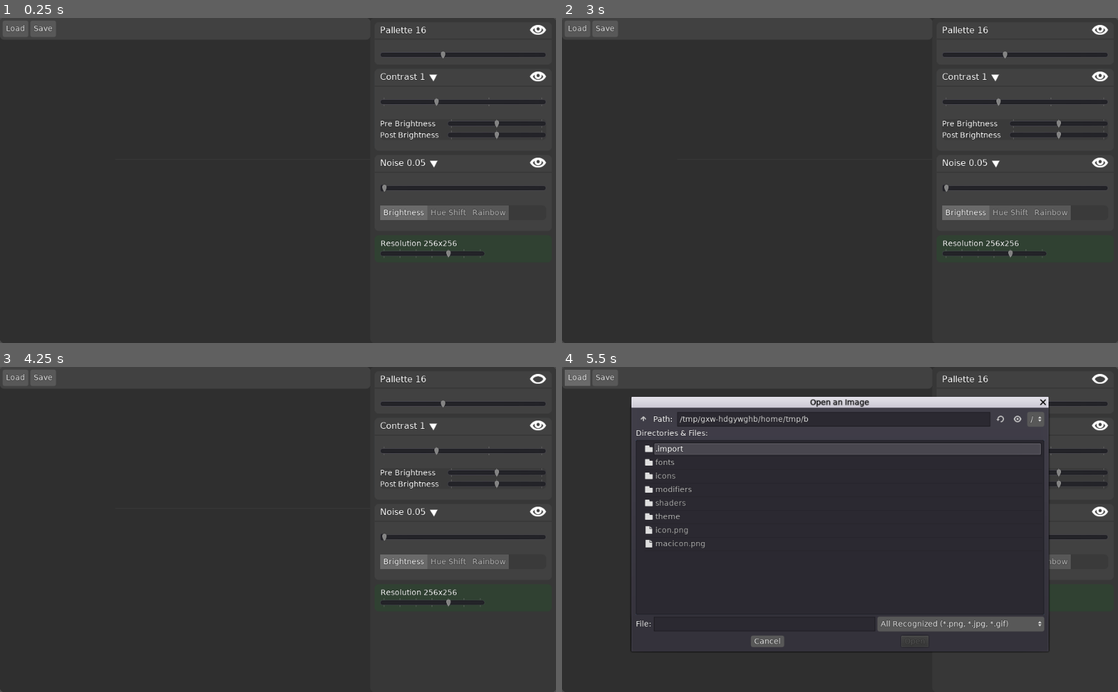
Above: before the commit, frames 1-4 (two rows, left to right).
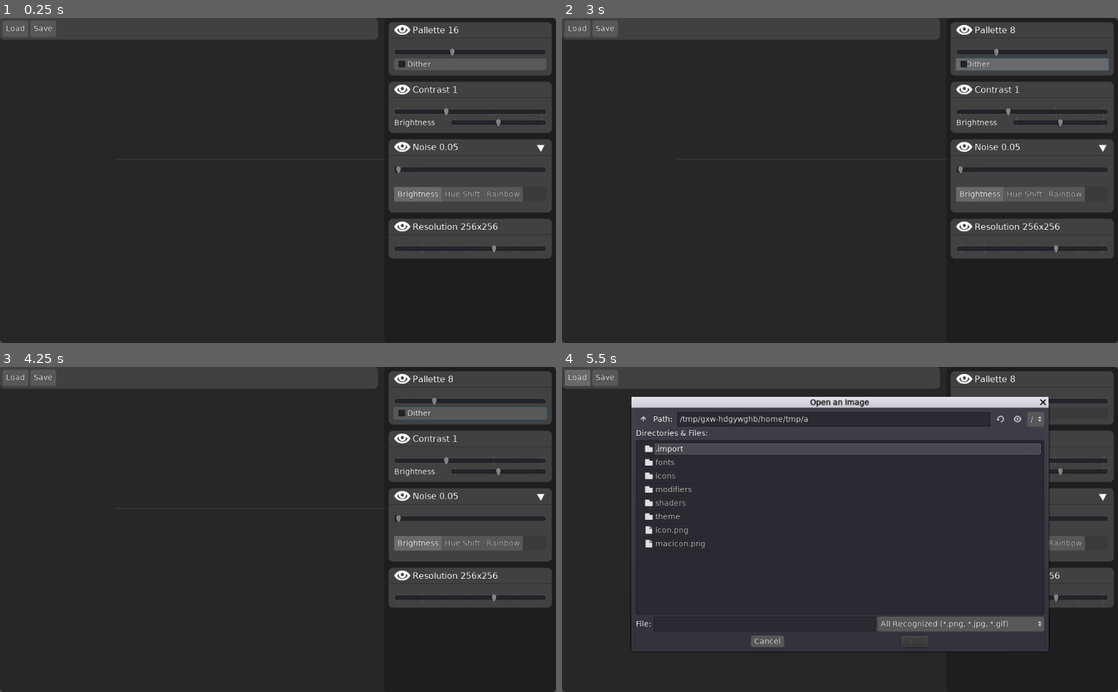
Above: after the commit, the same moments.

Repository: jackaperkins/texrex
Game: Godot game, scene res://main.tscn
Same seed, same stepped clock (60 frames per second), same inputs: the game is played once before the commit and once after it. The engine's default icon, where the game draws it, is replaced by a stand-in: a white triangle on a blue panel in a dark square.
Inputs (mouse positions are in pixels of both pictures, inside the frame that each line leads up to):
- Up to frame 1 (0.25 s): no input
- Up to frame 2 (3 s): click (1034, 63) at 0.5 s, where only the run after the commit has a clickable "Dither"; click (1101, 31) at 1.27 s; click (1101, 31) at 2.02 s; click (1034, 63) at 2.75 s, where only the run after the commit has a clickable "Dither"
- Up to frame 3 (4.25 s): click (539, 380) at 3.52 s
- Up to frame 4 (5.5 s): click (1034, 412) at 4.25 s, where only the run after the commit has a clickable "Dither"; click "Load" at 5 s

The runs differ from the first frame. In frame 1, 16% of the frame differs, in the area x 67-100%, y 0-100%; in frame 2, 17%; in frame 3, 17%; in frame 4, 8.2%.

Commit message:
modify modifiers, add crap dithering to pallette, refactor resolution modifier to use modifier_base

Diff:
--- a/texrex/main.gd
+++ b/texrex/main.gd
@@ -7,7 +7,7 @@
 
 var texture = ImageTexture.new() # texture version that can be shown inside a sprite
 
-const modifier_resolution = preload("res://modifiers/modifier_resolution.tscn")
+const modifier_resolution = preload("res://modifiers/resolution/modifier_resolution.tscn")
 const modifier_constrast = preload("res://modifiers/contrast/modifier_contrast.tscn")
 const modifier_pallette = preload("res://modifiers/pallette/modifier_pallette.tscn")
 const modifier_noise = preload("res://modifiers/noise/modifier_noise.tscn")
--- a/texrex/main.tscn
+++ b/texrex/main.tscn
@@ -2,7 +2,7 @@
 
 [ext_resource path="res://main.gd" type="Script" id=1]
 [ext_resource path="res://modifiers/contrast/modifier_contrast.tscn" type="PackedScene" id=2]
-[ext_resource path="res://modifiers/modifier_resolution.tscn" type="PackedScene" id=3]
+[ext_resource path="res://modifiers/resolution/modifier_resolution.tscn" type="PackedScene" id=3]
 [ext_resource path="res://MenuButtonPopup.gd" type="Script" id=4]
 [ext_resource path="res://modifiers/noise/modifier_noise.tscn" type="PackedScene" id=5]
 [ext_resource path="res://theme/main_theme.tres" type="Theme" id=6]
@@ -18,7 +18,7 @@
 }
 
 [node name="Panel" type="Panel" parent="."]
-self_modulate = Color( 0.717647, 0.717647, 0.717647, 1 )
+self_modulate = Color( 0.597656, 0.597656, 0.597656, 1 )
 anchor_right = 1.0
 anchor_bottom = 1.0
 __meta__ = {
@@ -54,16 +54,16 @@
 "_edit_use_anchors_": false
 }
 
-[node name="main_split" type="HBoxContainer" parent="."]
+[node name="main_split" type="HSplitContainer" parent="."]
 anchor_right = 1.0
 anchor_bottom = 1.0
-custom_constants/separation = 0
+split_offset = 20
 __meta__ = {
 "_edit_use_anchors_": false
 }
 
 [node name="main area" type="Control" parent="main_split"]
-margin_right = 682.0
+margin_right = 696.0
 margin_bottom = 600.0
 rect_min_size = Vector2( 149.689, 0 )
 size_flags_horizontal = 3
@@ -117,10 +117,10 @@
 }
 
 [node name="Panel" type="Panel" parent="main_split"]
-margin_left = 682.0
+margin_left = 708.0
 margin_right = 1024.0
 margin_bottom = 600.0
-rect_min_size = Vector2( 213.866, 0 )
+rect_min_size = Vector2( 100, 0 )
 size_flags_horizontal = 3
 custom_styles/panel = ExtResource( 7 )
 __meta__ = {
@@ -134,27 +134,27 @@
 margin_top = 8.0
 margin_right = -8.0
 margin_bottom = -8.0
-custom_constants/separation = 8
+custom_constants/separation = 12
 __meta__ = {
 "_edit_use_anchors_": false
 }
 
 [node name="Modifier Contrast" parent="main_split/Panel/modifiers_container" instance=ExtResource( 2 )]
 anchor_right = 0.0
-margin_right = 326.0
+margin_right = 300.0
 margin_bottom = 118.0
 
 [node name="Modifier Resolution" parent="main_split/Panel/modifiers_container" instance=ExtResource( 3 )]
-margin_top = 126.0
-margin_right = 326.0
-margin_bottom = 176.0
+margin_top = 130.0
+margin_right = 300.0
+margin_bottom = 248.0
 
 [node name="Container" parent="main_split/Panel/modifiers_container" instance=ExtResource( 5 )]
 anchor_right = 0.0
 anchor_bottom = 0.0
-margin_top = 184.0
-margin_right = 326.0
-margin_bottom = 302.0
+margin_top = 260.0
+margin_right = 300.0
+margin_bottom = 378.0
 
 [node name="open_file_dialog" type="FileDialog" parent="."]
 margin_left = 141.776
--- a/texrex/modifiers/contrast/contrast.shader
+++ b/texrex/modifiers/contrast/contrast.shader
@@ -2,16 +2,14 @@
 
 uniform sampler2D tex : hint_black;
 uniform float contrast = 1;
-uniform float preBrightness = 0;
-uniform float postBrightness = 0;
+uniform float brightness = 0;
 
 void fragment() {
 
 	vec4 pixelColor = texture(tex, UV);
 
- 	pixelColor.rgb += preBrightness;
 	pixelColor.rgb = ((pixelColor.rgb - 0.5f) * max(contrast, 0)) + 0.5f;
- 	pixelColor.rgb += postBrightness;
+ 	pixelColor.rgb += brightness;
 
 	COLOR = pixelColor;
 }
--- a/texrex/modifiers/contrast/modifier_contrast.gd
+++ b/texrex/modifiers/contrast/modifier_contrast.gd
@@ -3,16 +3,15 @@
 onready var mat:ShaderMaterial = load('res://modifiers/contrast/m_render_contrast.tres')
 
 var contrast = 1
-var pre_brightness = 0
-var post_brightness = 0
+var brightness = 0
 
 # Called when the node enters the scene tree for the first time.
 func _ready():
 	contrast = $Contrast.value
 	add_primary_child($Contrast)
-	add_secondary_child($PreBrightness)
-	add_secondary_child($PostBrightness)
+	add_primary_child($PostBrightness)
 	_update_ui()
+	hide_secondary_toggle()
 
 func _process(delta):
 	._process(delta)
@@ -22,8 +21,7 @@
 
 func process_image(incoming:Image):
 	mat.set_shader_param('contrast', contrast)
-	mat.set_shader_param('preBrightness', pre_brightness)
-	mat.set_shader_param('postBrightness', post_brightness)
+	mat.set_shader_param('brightness', brightness)
 
 	# required to feed our image into a shadermaterial and get it back!
 	var image_texture:ImageTexture = ImageTexture.new()
@@ -40,12 +38,7 @@
 	needs_processing = true
 	emit_signal('updated')
 
-func _on_PreBrightness_value_changed(value):
-	pre_brightness = value
+func _on_Brightness_value_changed(value):
+	brightness = value
 	needs_processing = true
 	emit_signal('updated')
-
-func _on_PostBrightness_value_changed(value):
-	post_brightness = value
-	needs_processing = true
-	emit_signal('updated')
--- a/texrex/modifiers/contrast/modifier_contrast.tscn
+++ b/texrex/modifiers/contrast/modifier_contrast.tscn
@@ -32,44 +32,19 @@
 "_edit_use_anchors_": false
 }
 
-[node name="PreBrightness" type="HBoxContainer" parent="Modifier"]
-margin_right = 1010.0
-margin_bottom = 118.0
-
-[node name="Label" type="Label" parent="Modifier/PreBrightness"]
-margin_top = 50.0
-margin_right = 120.0
-margin_bottom = 67.0
-rect_min_size = Vector2( 120, 0 )
-text = "Pre Brightness"
-
-[node name="PreBrightnessRange" type="HSlider" parent="Modifier/PreBrightness"]
-margin_left = 124.0
-margin_right = 1010.0
-margin_bottom = 16.0
-size_flags_horizontal = 3
-min_value = -1.0
-max_value = 1.0
-step = 0.05
-tick_count = 3
-ticks_on_borders = true
-__meta__ = {
-"_edit_use_anchors_": false
-}
-
 [node name="PostBrightness" type="HBoxContainer" parent="Modifier"]
 margin_right = 1010.0
 margin_bottom = 118.0
 
 [node name="Label" type="Label" parent="Modifier/PostBrightness"]
 margin_top = 50.0
-margin_right = 120.0
+margin_right = 100.0
 margin_bottom = 67.0
-rect_min_size = Vector2( 120, 0 )
-text = "Post Brightness"
+rect_min_size = Vector2( 100, 0 )
+text = "Brightness"
 
-[node name="PostBrightnessRange" type="HSlider" parent="Modifier/PostBrightness"]
-margin_left = 124.0
+[node name="BrightnessRange" type="HSlider" parent="Modifier/PostBrightness"]
+margin_left = 104.0
 margin_right = 1010.0
 margin_bottom = 16.0
 size_flags_horizontal = 3
@@ -83,5 +58,4 @@
 }
 
 [connection signal="value_changed" from="Modifier/Contrast" to="Modifier" method="_on_Contrast_value_changed"]
-[connection signal="value_changed" from="Modifier/PreBrightness/PreBrightnessRange" to="Modifier" method="_on_PreBrightness_value_changed"]
-[connection signal="value_changed" from="Modifier/PostBrightness/PostBrightnessRange" to="Modifier" method="_on_PostBrightness_value_changed"]
+[connection signal="value_changed" from="Modifier/PostBrightness/BrightnessRange" to="Modifier" method="_on_Brightness_value_changed"]
--- a/texrex/modifiers/modifier_base.tscn
+++ b/texrex/modifiers/modifier_base.tscn
@@ -22,7 +22,7 @@
 
 [node name="Main" type="VBoxContainer" parent="."]
 margin_right = 1024.0
-margin_bottom = 118.0
+margin_bottom = 310.0
 size_flags_vertical = 3
 theme = ExtResource( 6 )
 __meta__ = {
@@ -44,8 +44,21 @@
 margin_bottom = 46.0
 size_flags_vertical = 0
 
+[node name="Skip" type="TextureButton" parent="Main/MarginContainer/Title"]
+margin_right = 30.0
+margin_bottom = 41.0
+hint_tooltip = "Skip"
+mouse_default_cursor_shape = 2
+toggle_mode = true
+texture_normal = ExtResource( 2 )
+texture_pressed = ExtResource( 3 )
+__meta__ = {
+"_edit_use_anchors_": false
+}
+
 [node name="Label" type="Label" parent="Main/MarginContainer/Title"]
-margin_right = 68.0
+margin_left = 34.0
+margin_right = 102.0
 margin_bottom = 41.0
 size_flags_horizontal = 0
 size_flags_vertical = 3
@@ -58,39 +71,27 @@
 }
 
 [node name="ShowSecondary" type="TextureButton" parent="Main/MarginContainer/Title"]
-margin_left = 72.0
-margin_right = 93.0
+margin_left = 983.0
+margin_right = 1004.0
 margin_bottom = 41.0
 mouse_default_cursor_shape = 2
+size_flags_horizontal = 10
 toggle_mode = true
 pressed = true
 texture_normal = ExtResource( 4 )
 texture_pressed = ExtResource( 5 )
 stretch_mode = 2
 
-[node name="Skip" type="TextureButton" parent="Main/MarginContainer/Title"]
-margin_left = 974.0
-margin_right = 1004.0
-margin_bottom = 41.0
-hint_tooltip = "Skip"
-mouse_default_cursor_shape = 2
-size_flags_horizontal = 10
-toggle_mode = true
-texture_normal = ExtResource( 2 )
-texture_pressed = ExtResource( 3 )
-__meta__ = {
-"_edit_use_anchors_": false
-}
-
 [node name="VSeparator" type="HSeparator" parent="Main"]
 margin_top = 45.0
 margin_right = 1024.0
-margin_bottom = 60.0
+margin_bottom = 55.0
+custom_constants/separation = 10
 
 [node name="MarginContainer2" type="MarginContainer" parent="Main"]
-margin_top = 64.0
+margin_top = 59.0
 margin_right = 1024.0
-margin_bottom = 84.0
+margin_bottom = 79.0
 custom_constants/margin_right = 10
 custom_constants/margin_top = 10
 custom_constants/margin_left = 10
@@ -103,9 +104,9 @@
 margin_bottom = 10.0
 
 [node name="MarginContainer3" type="MarginContainer" parent="Main"]
-margin_top = 88.0
+margin_top = 83.0
 margin_right = 1024.0
-margin_bottom = 118.0
+margin_bottom = 113.0
 custom_constants/margin_right = 10
 custom_constants/margin_top = 10
 custom_constants/margin_left = 10
--- a/texrex/modifiers/modifier_resolution.tscn
+++ /dev/null
@@ -1,43 +0,0 @@
-[gd_scene load_steps=3 format=2]
-
-[ext_resource path="res://modifiers/modifier_resolution.gd" type="Script" id=1]
-[ext_resource path="res://theme/main_theme.tres" type="Theme" id=2]
-
-[node name="Modifier Resolution" type="Panel"]
-self_modulate = Color( 0.729412, 1, 0.764706, 1 )
-margin_top = 120.0
-margin_right = 214.0
-margin_bottom = 170.0
-rect_min_size = Vector2( 0, 50 )
-size_flags_vertical = 0
-theme = ExtResource( 2 )
-script = ExtResource( 1 )
-__meta__ = {
-"_edit_use_anchors_": false
-}
-
-[node name="Resolution" type="HSlider" parent="."]
-margin_left = 10.0594
-margin_top = 22.7621
-margin_right = 204.059
-margin_bottom = 45.7621
-min_value = 4.0
-max_value = 10.0
-value = 8.0
-tick_count = 7
-ticks_on_borders = true
-__meta__ = {
-"_edit_use_anchors_": false
-}
-
-[node name="Label" type="Label" parent="."]
-margin_left = 10.7839
-margin_top = 7.07594
-margin_right = 78.7839
-margin_bottom = 21.0759
-text = "Resolution"
-__meta__ = {
-"_edit_use_anchors_": false
-}
-
-[connection signal="value_changed" from="Resolution" to="." method="_on_Resolution_value_changed"]
--- a/texrex/modifiers/pallette/modifier_pallette.gd
+++ b/texrex/modifiers/pallette/modifier_pallette.gd
@@ -1,15 +1,20 @@
 extends "res://modifiers/modifier.gd"
 onready var mat:ShaderMaterial = load('res://modifiers/pallette/m_render_pallette.tres')
 
-var count
+var count = 0
+var dither = false
+
+var pallette:HSlider
 
 # Called when the node enters the scene tree for the first time.
 func _ready():
-	count = $Pallette.value
+	pallette = $Pallette
+	count = pallette.value
 	clear_placeholders()
 	mat = mat.duplicate()
 	set_secondary_visible(false)
 	add_primary_child($Pallette)
+	add_primary_child($Dither)
 	hide_secondary_toggle()
 	_update_ui()
 
@@ -20,6 +25,7 @@
 
 func process_image(incoming:Image):
 	mat.set_shader_param('count', count)
+	mat.set_shader_param('dither', dither)
 	# required to feed our image into a shadermaterial and get it back!
 	var image_texture:ImageTexture = ImageTexture.new()
 	image_texture.create_from_image(incoming)
@@ -34,3 +40,11 @@
 	_update_ui()
 	needs_processing = true
 	emit_signal('updated')
+
+
+func _on_Dither_toggled(button_pressed):
+	dither = button_pressed
+	if button_pressed:
+		pallette.value = min(pallette.value,8)
+	needs_processing = true
+	emit_signal('updated')
--- a/texrex/modifiers/pallette/modifier_pallette.tscn
+++ b/texrex/modifiers/pallette/modifier_pallette.tscn
@@ -20,7 +20,7 @@
 anchor_right = 0.0
 margin_left = 0.0
 margin_right = 214.0
-margin_bottom = 128.0
+margin_bottom = 118.0
 script = ExtResource( 3 )
 
 [node name="Pallette" type="HSlider" parent="Modifier Pallette"]
@@ -34,4 +34,10 @@
 "_edit_use_anchors_": false
 }
 
+[node name="Dither" type="CheckBox" parent="Modifier Pallette"]
+margin_right = 214.0
+margin_bottom = 118.0
+text = "Dither"
+
 [connection signal="value_changed" from="Modifier Pallette/Pallette" to="Modifier Pallette" method="_on_Pallette_value_changed"]
+[connection signal="toggled" from="Modifier Pallette/Dither" to="Modifier Pallette" method="_on_Dither_toggled"]
--- a/texrex/modifiers/pallette/pallette.shader
+++ b/texrex/modifiers/pallette/pallette.shader
@@ -2,7 +2,46 @@
 
 uniform sampler2D tex : hint_black;
 uniform int count;
+uniform int resolution_scale = 1;
+
+uniform bool dither = false;
+
+int dithering_pattern(ivec2 fragcoord) {
+	const int pattern[] = {
+		-4, +0, -3, +1,
+		+2, -2, +3, -1,
+		-3, +1, -4, +0,
+		+3, -1, +2, -2
+	};
+
+	int x = fragcoord.x % 4;
+	int y = fragcoord.y % 4;
+
+	return pattern[y * 4 + x];
+}
 
 void fragment() {
-    COLOR = floor(texture(tex, UV)*float(count)) / float(count);
+
+	if (!dither) {
+		COLOR = floor(texture(tex, UV)*float(count)) / float(count);
+
+	} else {
+
+		ivec2 uv = ivec2(FRAGCOORD.xy / float(resolution_scale));
+		vec3 color = texelFetch(tex, uv * resolution_scale, 0).rgb;
+
+		// Convert from [0.0, 1.0] range to [0, 255] range
+		ivec3 c = ivec3(round(color * 255.0));
+
+		// Apply the dithering pattern
+
+		c += ivec3(dithering_pattern(uv));
+
+
+		// Truncate from 8 bits to color_depth bits
+		c >>= (8 - count);
+
+		// Convert back to [0.0, 1.0] range
+		COLOR = vec4(vec3(c) / float(1 << count),1);
+	}
 }
--- a/texrex/modifiers/modifier_resolution.gd
+++ b/texrex/modifiers/resolution/modifier_resolution.gd
@@ -6,18 +6,14 @@
 # Called when the node enters the scene tree for the first time.
 func _ready():
 	power = $Resolution.value
+	add_primary_child($Resolution)
 	_update_ui()
+	hide_secondary_toggle()
 
 func _update_ui():
-	$Label.text = 'Resolution ' + String(pow(2,power)) + 'x' + String(pow(2,power))
+	set_label('Resolution ' + String(pow(2,power)) + 'x' + String(pow(2,power)))
 
 func process_image(incoming:Image):
-	## pass in
-#	print('about to shader process...')
-#	yield(process_shader(mat, Vector2(256,256), image), 'completed')
-#	print('finished after yield!')
-#	needs_processing = false
-#	return
 	image.copy_from(incoming)
 	image.lock()
 #	image.set_pixel(rand_range(3,30),30, Color(0,0,0.0))
@@ -29,7 +25,6 @@
 
 func _on_Resolution_value_changed(value):
 	power = value
-	print('resolution changed in modifier')
 	_update_ui()
 	needs_processing = true
 	emit_signal('updated')
--- /dev/null
+++ b/texrex/modifiers/resolution/modifier_resolution.tscn
@@ -0,0 +1,38 @@
+[gd_scene load_steps=4 format=2]
+
+[ext_resource path="res://modifiers/resolution/modifier_resolution.gd" type="Script" id=1]
+[ext_resource path="res://theme/main_theme.tres" type="Theme" id=2]
+[ext_resource path="res://modifiers/modifier_base.tscn" type="PackedScene" id=3]
+
+[node name="Modifier Resolution" type="PanelContainer"]
+self_modulate = Color( 0.729412, 1, 0.764706, 1 )
+margin_top = 120.0
+margin_right = 214.0
+margin_bottom = 170.0
+rect_min_size = Vector2( 0, 50 )
+size_flags_vertical = 0
+theme = ExtResource( 2 )
+__meta__ = {
+"_edit_use_anchors_": false
+}
+
+[node name="Modifier" parent="." instance=ExtResource( 3 )]
+anchor_right = 0.0
+margin_left = 0.0
+margin_right = 214.0
+margin_bottom = 118.0
+script = ExtResource( 1 )
+
+[node name="Resolution" type="HSlider" parent="Modifier"]
+margin_right = 214.0
+margin_bottom = 16.0
+min_value = 4.0
+max_value = 10.0
+value = 8.0
+tick_count = 7
+ticks_on_borders = true
+__meta__ = {
+"_edit_use_anchors_": false
+}
+
+[connection signal="value_changed" from="Modifier/Resolution" to="Modifier" method="_on_Resolution_value_changed"]
--- /dev/null
+++ b/texrex/test.tscn
@@ -0,0 +1,27 @@
+[gd_scene format=2]
+
+[node name="Control" type="Control"]
+anchor_right = 1.0
+anchor_bottom = 1.0
+__meta__ = {
+"_edit_use_anchors_": false
+}
+
+[node name="HSplitContainer" type="HSplitContainer" parent="."]
+anchor_right = 1.0
+anchor_bottom = 1.0
+__meta__ = {
+"_edit_use_anchors_": false
+}
+
+[node name="Panel" type="Panel" parent="HSplitContainer"]
+self_modulate = Color( 1, 0.568627, 0.568627, 1 )
+margin_right = 506.0
+margin_bottom = 600.0
+size_flags_horizontal = 3
+
+[node name="Panel2" type="Panel" parent="HSplitContainer"]
+margin_left = 518.0
+margin_right = 1024.0
+margin_bottom = 600.0
+size_flags_horizontal = 3
--- a/texrex/theme/panel_styleboxflat_dark.tres
+++ b/texrex/theme/panel_styleboxflat_dark.tres
@@ -5,7 +5,7 @@
 content_margin_right = 10.0
 content_margin_top = 10.0
 content_margin_bottom = 10.0
-bg_color = Color( 0.219608, 0.219608, 0.219608, 1 )
+bg_color = Color( 0.121569, 0.121569, 0.121569, 1 )
 corner_radius_top_left = 8
 corner_radius_top_right = 8
 corner_radius_bottom_right = 8
Not shown: 1 places in texrex/modifiers/modifier_base.tscn that only renumber resources
Not shown, added: sample_textures/flat_colors.jpg
